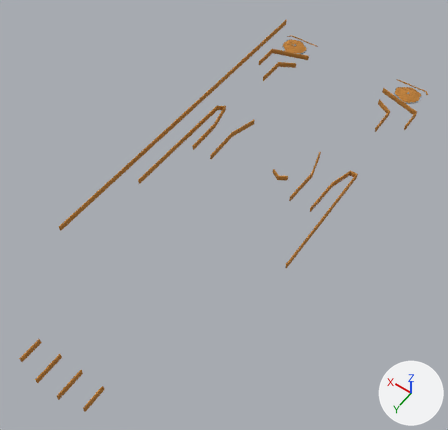
The COLLADA model Art/Models/premium/aurora-walls.dae, before and after one commit.
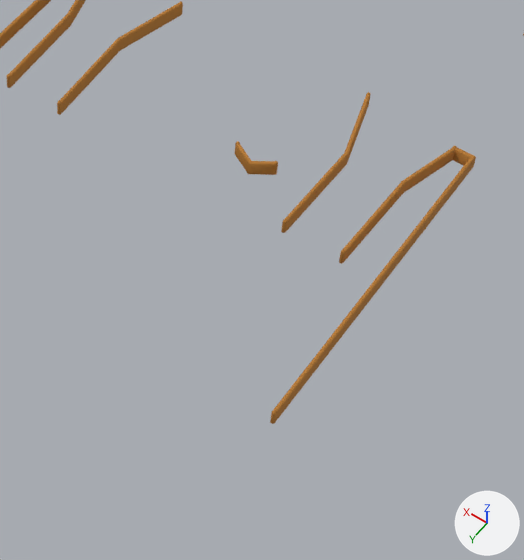
Each version is shown whole from a 50 mm camera at (-0.92, 1.27, 1.92) aimed at (-0.02, 0.01, -0.06), then close up on the part from 42% to 84% of the width and 28% to 74% of the height. Arrows for +X, +Y and +Z are at lower right; the lights stay in place. The older version's two pictures come first. Vertices at exactly the same position are counted once.

The first close-up shows 'accent'.
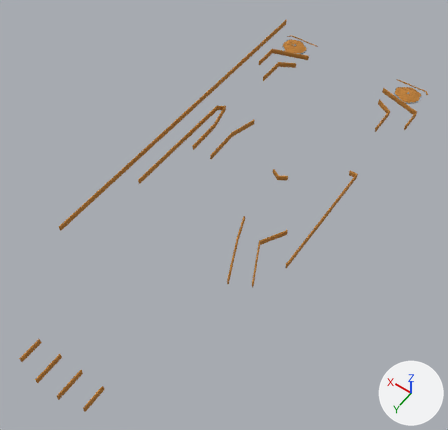
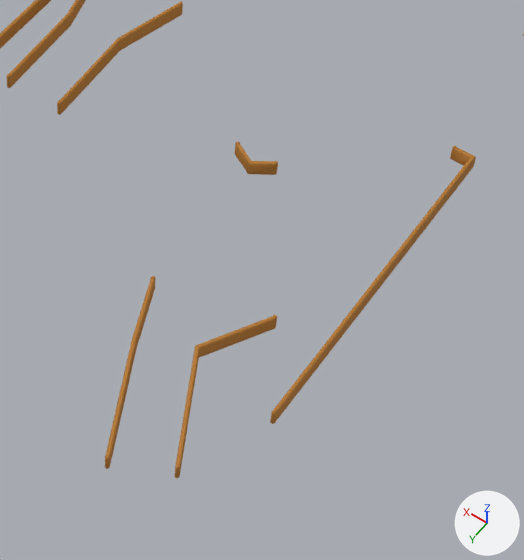
Patch to the scene script:
```diff
--- a/Art/Models/premium/aurora-walls.dae.py
+++ b/Art/Models/premium/aurora-walls.dae.py
@@ me_accent @@
 # used by ob_accent; location = (0.0, 0.0, 0.0)
-me_accent.from_pydata(...)  # 2073 vertices, 3020 faces; spans x -0.42..0.43, y -1.16..0.96, z 0.0..0.03
+me_accent.from_pydata(...)  # 2122 vertices, 3092 faces; spans x -0.42..0.43, y -1.16..0.96, z 0.0..0.03
+# me_accent part 1: the loose piece of 48 vertices spanning x -0.32..-0.31, y -0.17..-0.16, z 0.0..0.03 is moved by (0.02, 0.15, 0.0)
+# me_accent part 2: the loose piece of 48 vertices spanning x -0.22..-0.21, y -0.17..-0.16, z 0.0..0.03 is moved by (-0.1, 0.42, 0.0)
+# me_accent part 3: the loose piece of 48 vertices spanning x -0.22..-0.21, y -0.17..-0.16, z 0.0..0.03 is copied, and the copy is moved by (-0.02, 0.46, 0.0); it spans x -0.24, y 0.29..0.3, z 0.0..0.03
+# me_accent part 4: a new loose piece of 21 vertices spanning x -0.32..-0.23, y -0.01..0.26, z 0.0..0.02, in mat_accent (orange #b87a30)
+# me_accent part 5: a new loose piece of 21 vertices spanning x -0.24..-0.12, y 0.03..0.3, z 0.0..0.02, in mat_accent (orange #b87a30)
+# me_accent part 6: the loose piece of 21 vertices spanning x -0.23..-0.19, y -0.44..-0.16, z 0.0..0.02 is deleted
+# me_accent part 7
+# 20 vertices are removed from x -0.35..-0.31, y -0.42..-0.16, z 0.0..0.02
+# 24 faces are deleted
+# other edits to the shape of me_accent do not show in these pictures
 me_accent.materials.append(mat_accent)
```

Pixel boxes (x1, y1, x2, y2) of what changed, in the close-ups (524 x 560 px; the box of a moved part takes in the faces that stretch with it):
'accent', reshaped
    before: (0, 0, 524, 424)
    after: (0, 0, 524, 478)
part 1 of me_accent, moved or reshaped
    before: (339, 249, 345, 264)
    after: (273, 315, 277, 328)
part 2 of me_accent, moved or reshaped
    before: (281, 219, 287, 233)
    after: (175, 464, 180, 478)
part 3 of me_accent, added
    after: (105, 455, 110, 469)
part 4 of me_accent, added
    after: (175, 316, 276, 471)
part 5 of me_accent, added
    after: (105, 279, 155, 464)
part 6 of me_accent, deleted
    before: (285, 95, 370, 231)
part 7 of me_accent, deleted
    before: (342, 147, 455, 263)
